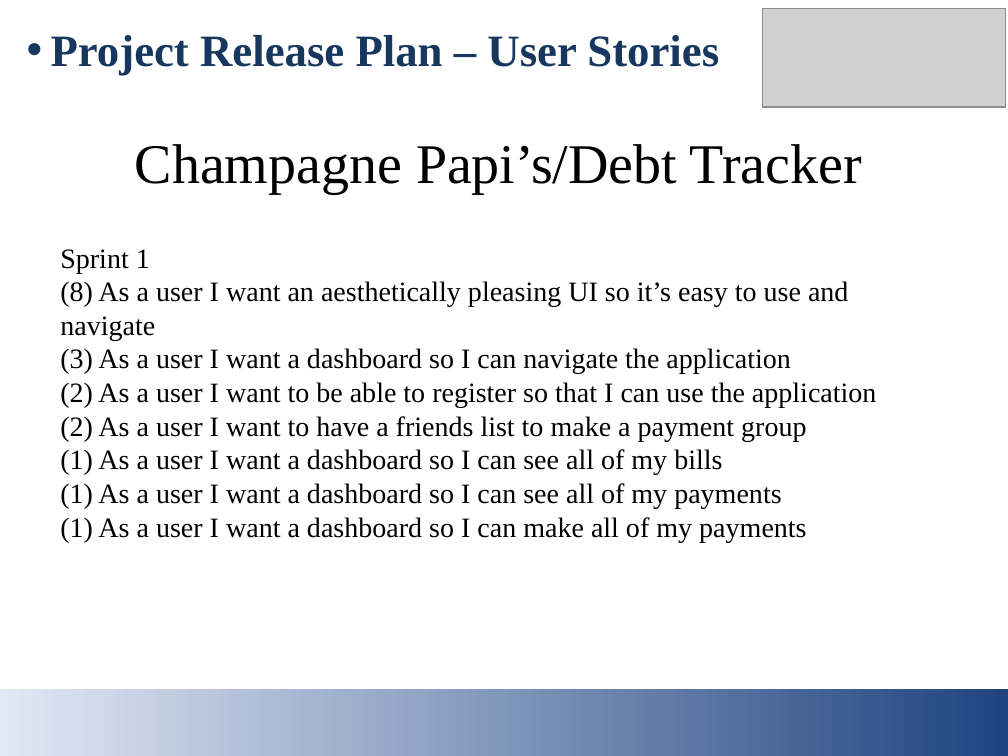
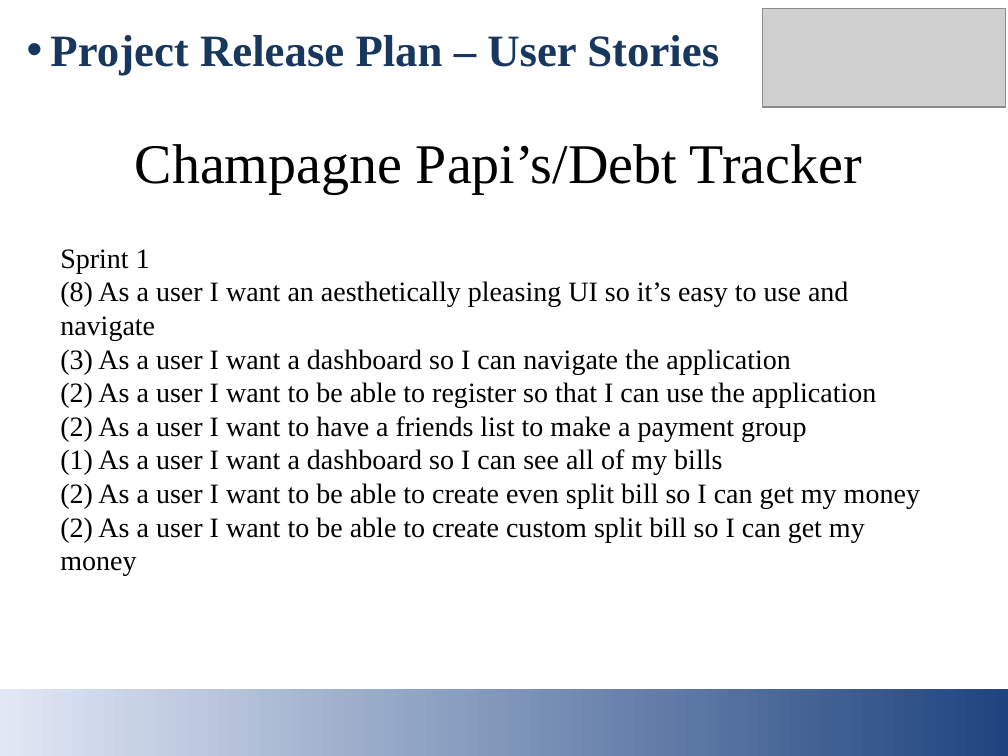
Before and after one commit to kevinh1230/cs115, a slide deck: slide 3 of Intro.slides.template.pptx. Drawn at 1008x756 pixels with LibreOffice and Linux fonts; fonts in the diff are those of the drawing; grey boxes stand for pictures. Boxes give left, top, right and bottom in pixels: in the first picture for what was removed or moved away, otherwise in the second. Text is boxed around its words. In the diff, an @@ line names an element or a change of style, - is before the commit and + after.

```diff
--- a/Intro.slides.template.pptx
+++ b/Intro.slides.template.pptx
@@ text at (60,483,920,576): text changed @@
-(1) As a user I want a dashboard so I can see all of my payments
-(1) As a user I want a dashboard so I can make all of my payments
+(2) As a user I want to be able to create even split bill so I can get my money
+(2) As a user I want to be able to create custom split bill so I can get my money
```
Also in this commit, not shown: 1 other slide changed, 2 other files.
